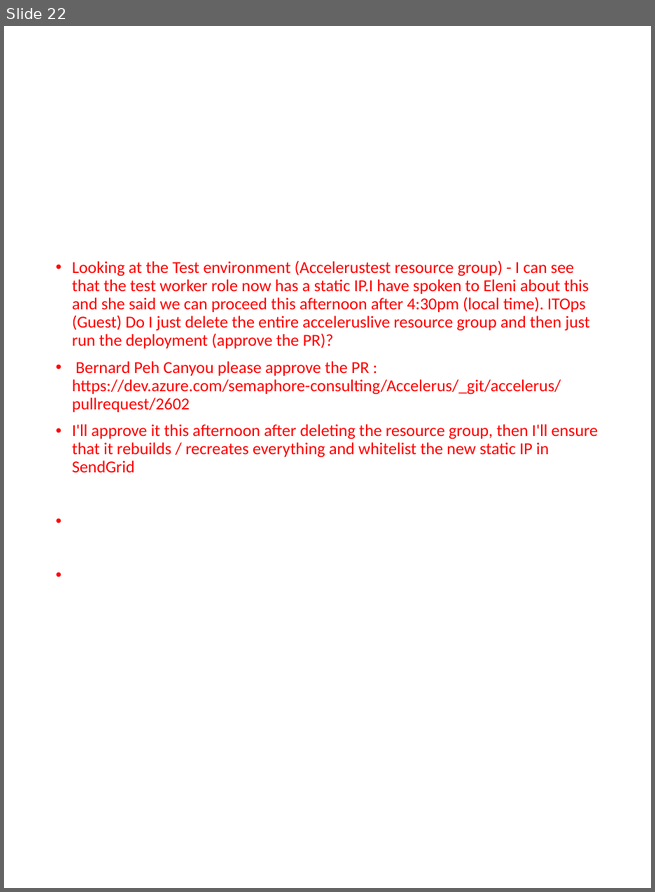
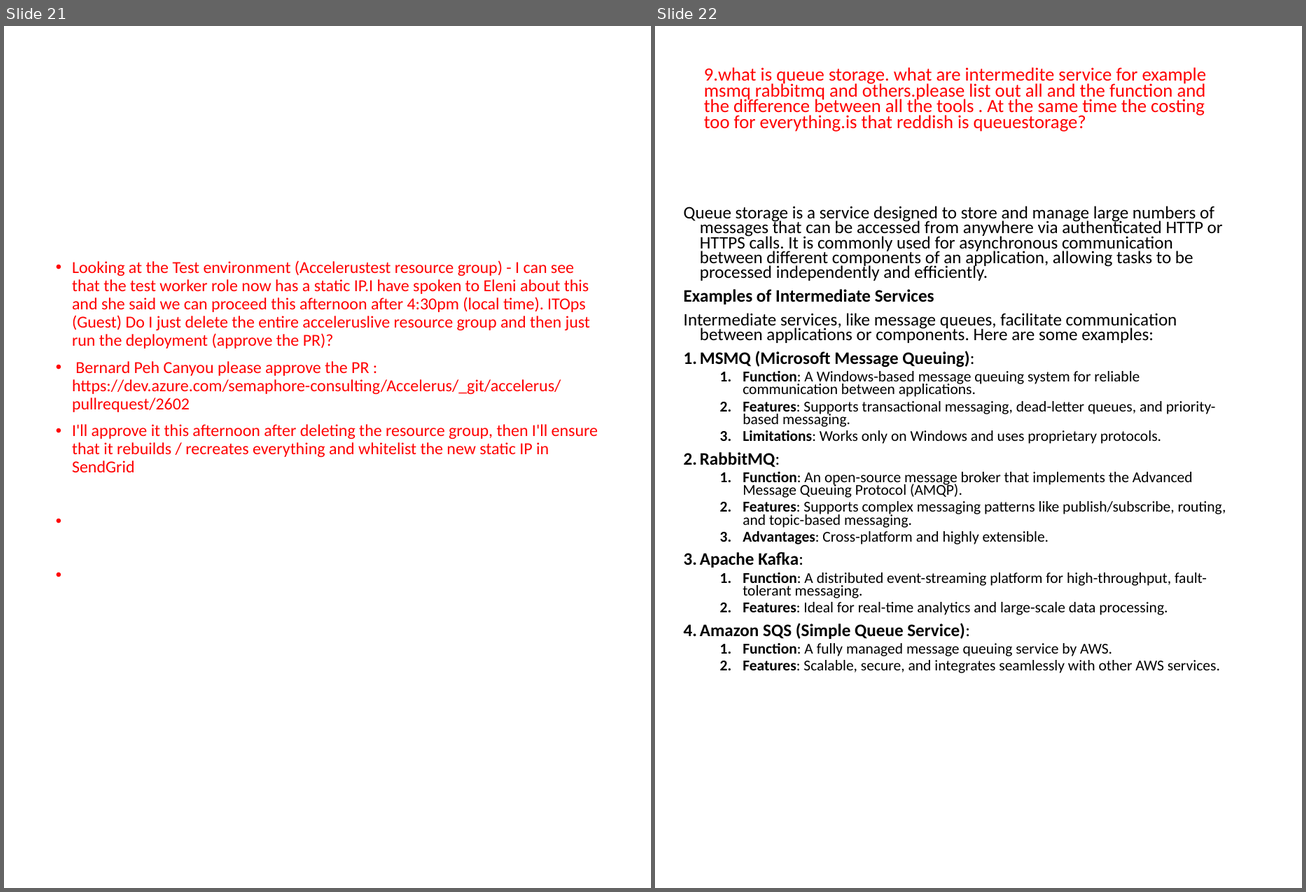
Before and after one commit to DineswaranNadarajan/Azure, a slide deck: AZURE CLOUD ERROR.pptx. Shown side by side, each under a label of ours: slide 22 before the commit, slides 21 and 22 after it. The pictures are 655x892 and 1306x892 pixels, drawn with LibreOffice and Linux fonts; fonts in the diff are those of the drawing. Boxes give left, top, right and bottom in pixels: in the first picture for what was removed or moved away, otherwise in the second. Text is boxed around its words. In the diff, an @@ line names an element or a change of style, - is before the commit and + after.

Commit message:
Que storage

```diff
--- a/AZURE CLOUD ERROR.pptx
+++ b/AZURE CLOUD ERROR.pptx
@@ slide 22 added at (655, 26, 1302, 888), background #FFFFFF @@
@@ text added at (704, 67, 1207, 132), 18.6 pt, text #FF0000 @@
+9.what is queue storage. what are intermedite service for example msmq rabbitmq and others.please list out all and the function and the difference between all the tools . At the same time the costing too for everything.is that reddish is queuestorage?
@@ text added at (684, 206, 1226, 674), 14.9 pt, text #000000 @@
+Queue storage is a service designed to store and manage large numbers of messages that can be accessed from anywhere via authenticated HTTP or HTTPS calls. It is commonly used for asynchronous communication between different components of an application, allowing tasks to be processed independently and efficiently.
+Examples of Intermediate Services
+Intermediate services, like message queues, facilitate communication between applications or components. Here are some examples:
+1. MSMQ (Microsoft Message Queuing):
+  1. Function: A Windows-based message queuing system for reliable communication between applications.
+  2. Features: Supports transactional messaging, dead-letter queues, and priority-based messaging.
+  3. Limitations: Works only on Windows and uses proprietary protocols.
+2. RabbitMQ:
+  1. Function: An open-source message broker that implements the Advanced Message Queuing Protocol (AMQP).
+  2. Features: Supports complex messaging patterns like publish/subscribe, routing, and topic-based messaging.
+  3. Advantages: Cross-platform and highly extensible.
+3. Apache Kafka:
+  1. Function: A distributed event-streaming platform for high-throughput, fault-tolerant messaging.
+  2. Features: Ideal for real-time analytics and large-scale data processing.
+4. Amazon SQS (Simple Queue Service):
+  1. Function: A fully managed message queuing service by AWS.
+  2. Features: Scalable, secure, and integrates seamlessly with other AWS services.
@@ what was slide 22 is now slide 21 @@
```
Also in this commit, not shown: 3 other slides added, 1 slide removed.
